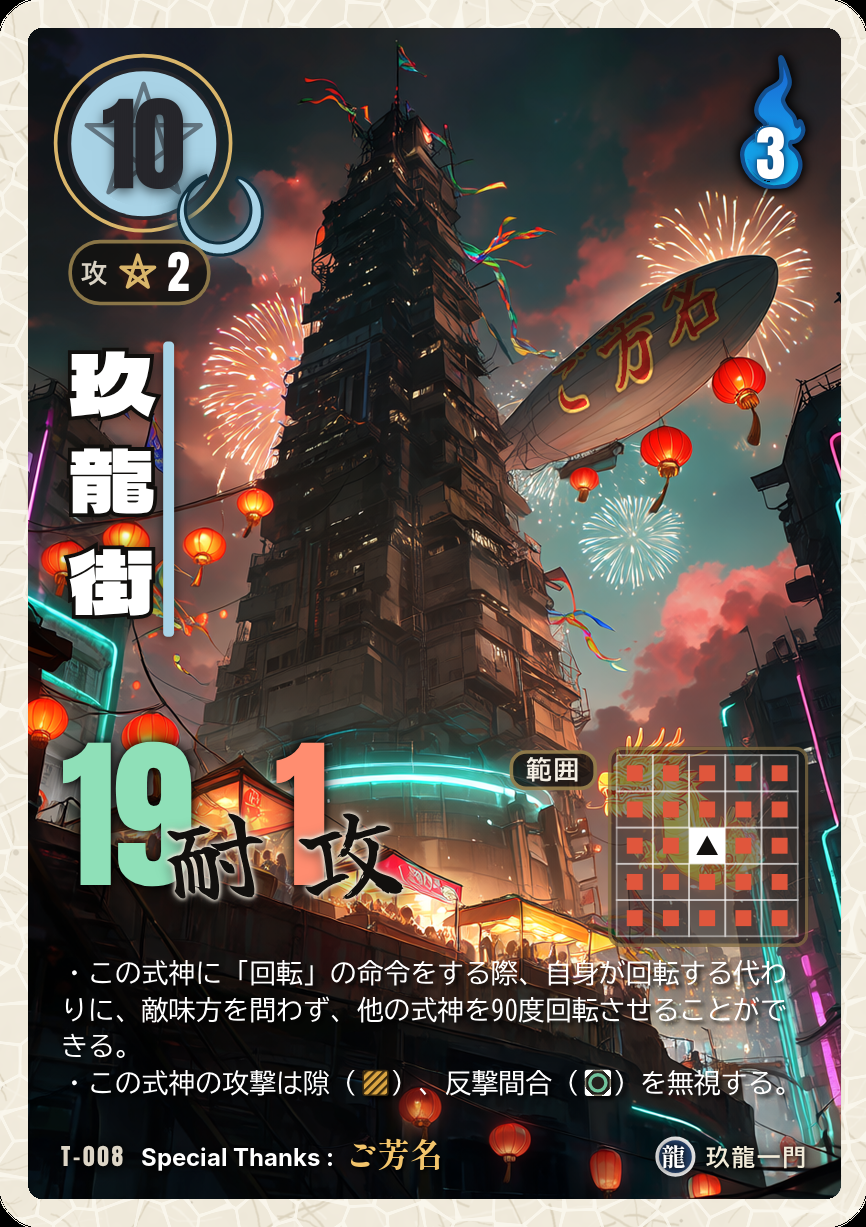
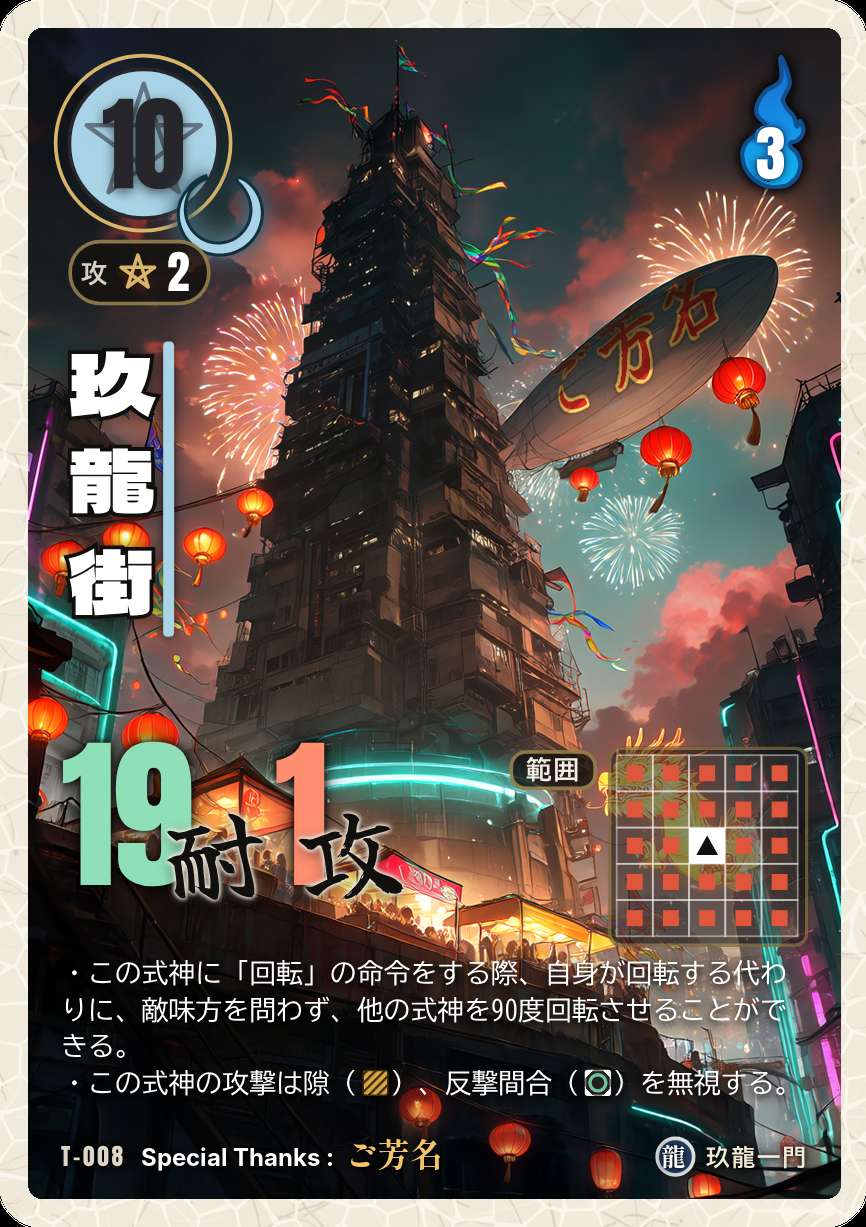
Before/after of a 866px x 1227px layered artwork. What changed in the layer stack:
removed layer "11_効果文_白文字と影" over box(62, 958, 794, 1105)
added layer "11c_効果文_白文字(影なし)" above "11b_効果文の影_内側(0 1px 2px 黒90%)" over box(63, 959, 786, 1097)
added layer "11b_効果文の影_内側(0 1px 2px 黒90%)" (90%) above "11a_効果文の影_外側(0 0 4px 黒60%)" over box(61, 955, 794, 1106)
added layer "11a_効果文の影_外側(0 0 4px 黒60%)" (60%) above "10_間合" over box(61, 947, 794, 1106)
